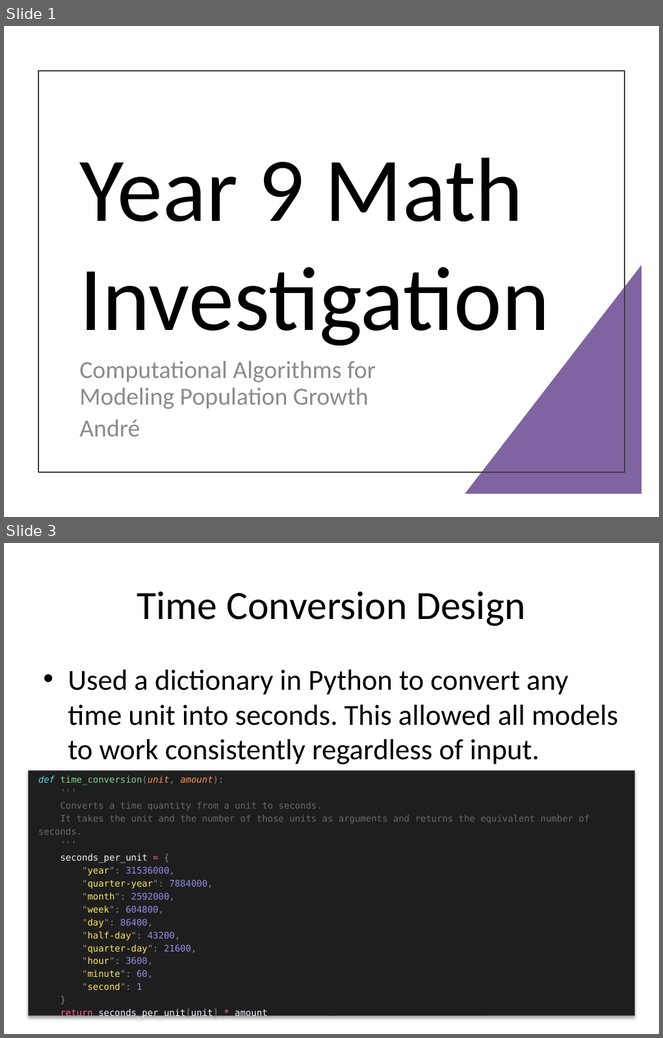
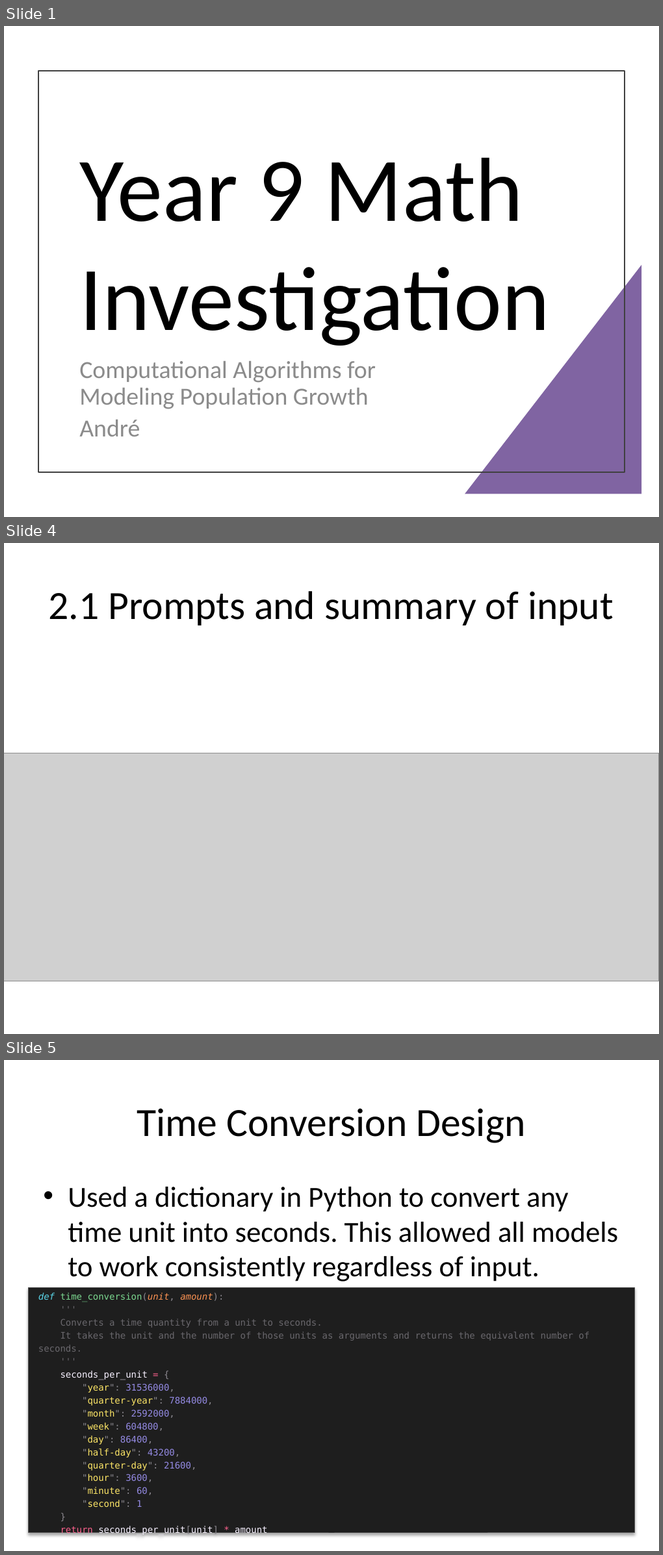
Before and after one commit to AndreNijman/Computation-Algorithms-for-Modelling-Population-Growth, a slide deck: presentation/Math_Investigation_Presentation.pptx. Shown one above the other, each under a label of ours: slides 1 and 3 before the commit, slides 1, 4 and 5 after it; the slides between them are not shown. The pictures are 663x1038 and 663x1555 pixels, drawn with LibreOffice and Linux fonts; fonts in the diff are those of the drawing; grey boxes stand for pictures. Boxes give left, top, right and bottom in pixels: in the first picture for what was removed or moved away, otherwise in the second. Text is boxed around its words. In the diff, an @@ line names an element or a change of style, - is before the commit and + after.

```diff
--- a/presentation/Math_Investigation_Presentation.pptx
+++ b/presentation/Math_Investigation_Presentation.pptx
@@ slide 4 added at (4, 543, 659, 1034), background #FFFFFF @@
@@ title added at (49, 591, 614, 626), 44 pt, text #000000 @@
+2.1 Prompts and summary of input
@@ picture added at (4, 754, 659, 981) @@
@@ what was slide 3 is now slide 5 @@
```
Also in this commit, not shown: 1 slide changed, 1 other slide added, 1 slide removed.
